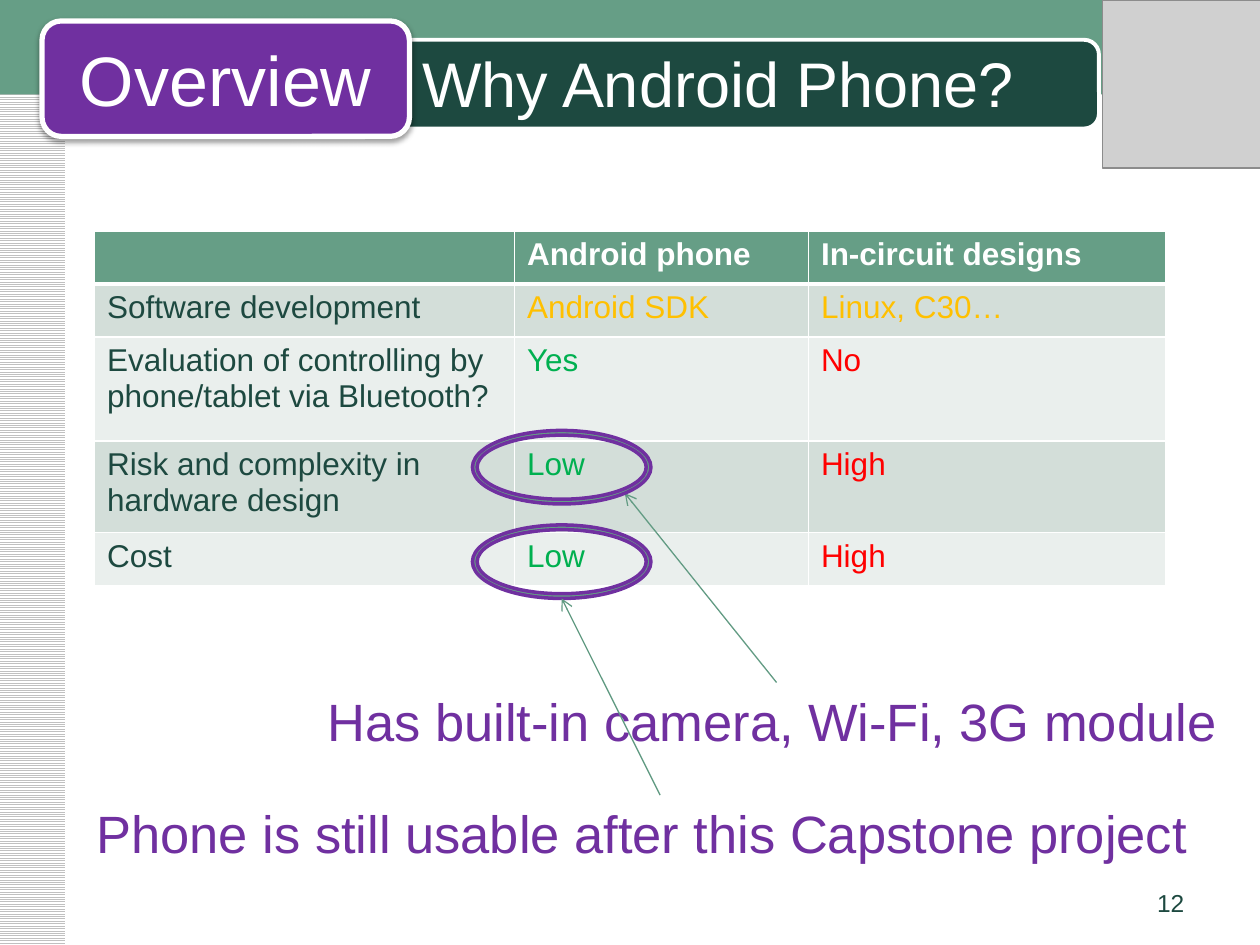
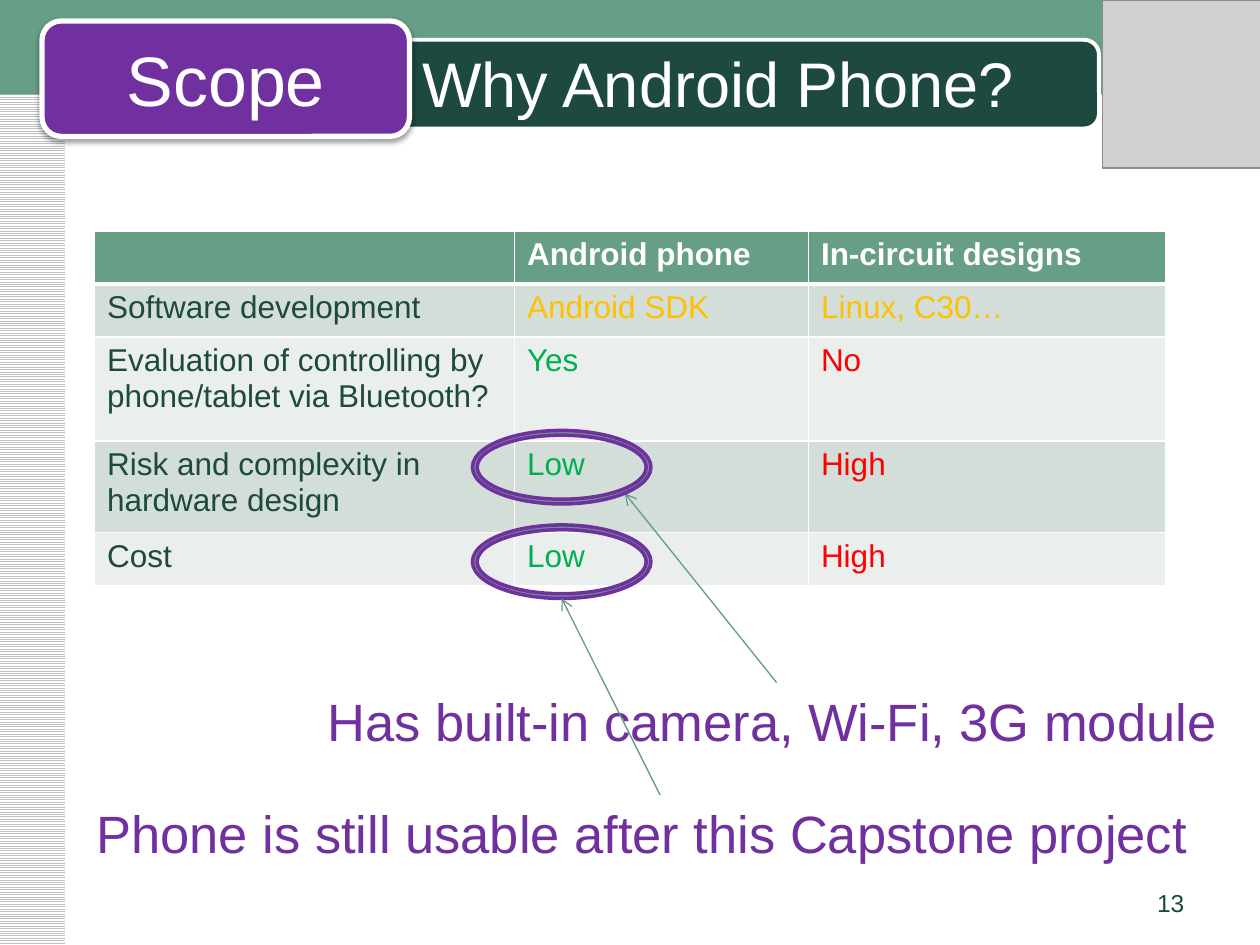
Before and after one commit to phong1990/fufo-innovation, a slide deck: slide 13 of Document/03.Requirement/FUFO_Scope_pptx.pptx (slide 12 before the commit). Drawn at 1260x945 pixels with LibreOffice and Linux fonts; fonts in the diff are those of the drawing; grey boxes stand for pictures. Boxes give left, top, right and bottom in pixels: in the first picture for what was removed or moved away, otherwise in the second. Text is boxed around its words. In the diff, an @@ line names an element or a change of style, - is before the commit and + after.

Commit message:
update scope

```diff
--- a/Document/03.Requirement/FUFO_Scope_pptx.pptx
+++ b/Document/03.Requirement/FUFO_Scope_pptx.pptx
@@ text in rounded rectangle at (127,57,325,119): text changed @@
-Overview
+Scope
@@ page number at (1157,895,1184,913): text changed @@
-12
+13
```
Also in this commit, not shown: 8 other slides changed, 1 other file.
